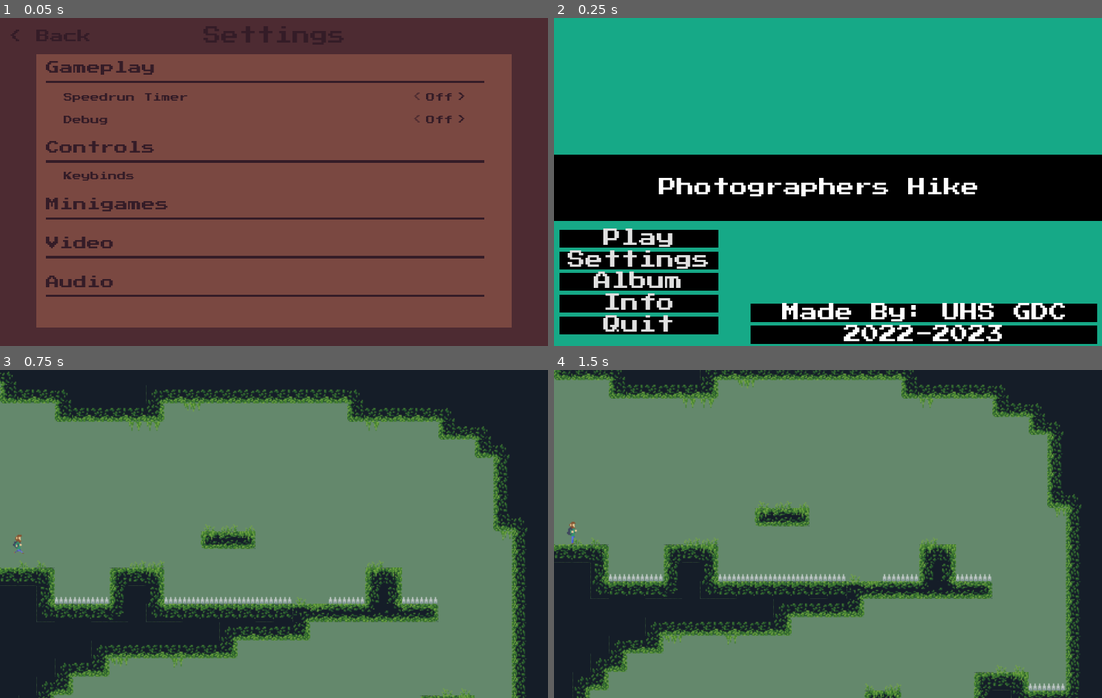
Above: before the commit, frames 1-4 (two rows, left to right).
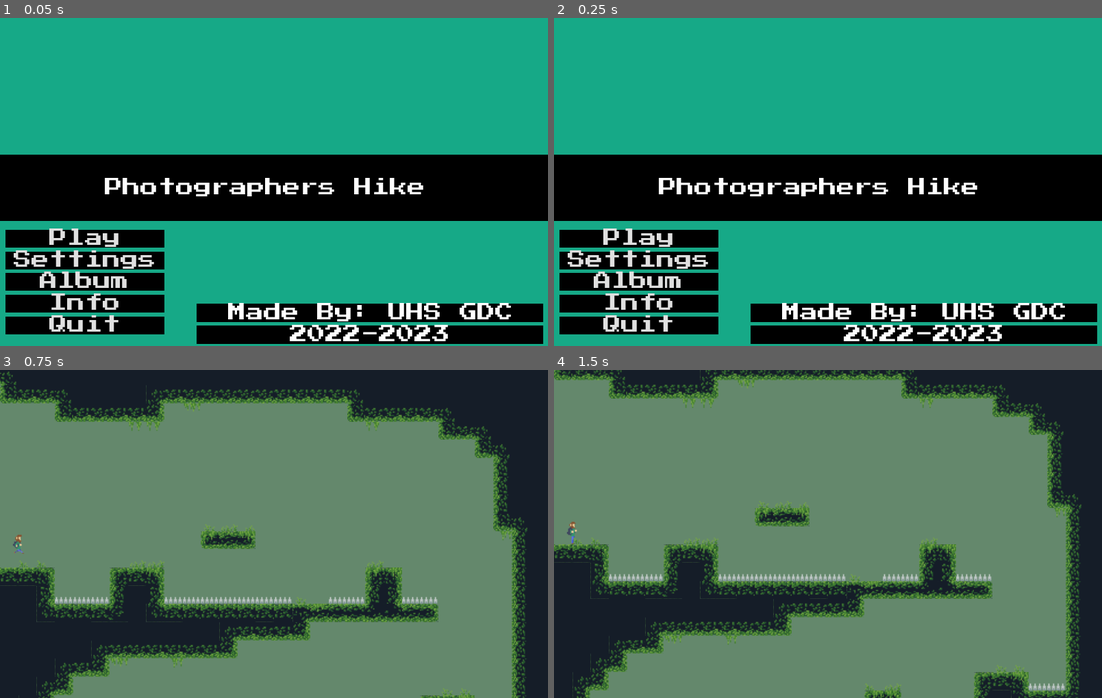
Above: after the commit, the same moments.

Repository: UHSGDC/Photographers-Hike
Game: Godot game, scene res://Game.tscn
Same seed, same stepped clock (60 frames per second), same inputs: the game is played once before the commit and once after it. The engine's default icon, where the game draws it, is replaced by a stand-in: a white triangle on a blue panel in a dark square.
Inputs (mouse positions are in pixels of both pictures, inside the frame that each line leads up to):
- Up to frame 1 (0.05 s): no input
- Up to frame 2 (0.25 s): no input
- Up to frame 3 (0.75 s): click "Play" at 0.5 s
- Up to frame 4 (1.5 s): tap Enter at 1.25 s; move the mouse to (948, 517) at 1.27 s; hold Right (menu_right) from 1.28 s (still down); hold Ctrl (interact) from 1.28 s (still down); click (948, 517) at 1.42 s

The runs differ from the first frame. In frame 1, 100% of the frame differs, in the area x 0-100%, y 0-100%; in frame 2, nothing differs; in frame 3, nothing differs; in frame 4, nothing differs.

Commit message:
Added input settings back

Diff:
--- a/PhotographersHike/Menus/Menus.tscn
+++ b/PhotographersHike/Menus/Menus.tscn
@@ -24,3 +24,4 @@
 visible = false
 
 [node name="SettingsMenu" parent="." instance=ExtResource( 4 )]
+visible = false
--- a/PhotographersHike/Menus/Settings/KeybindsPopup.tscn
+++ b/PhotographersHike/Menus/Settings/KeybindsPopup.tscn
@@ -57,71 +57,142 @@
 scroll_horizontal_enabled = false
 
 [node name="MarginContainer" type="MarginContainer" parent="SettingsWindow/ScrollContainer"]
-margin_right = 288.0
-margin_bottom = 176.0
+margin_right = 274.0
+margin_bottom = 300.0
 size_flags_horizontal = 3
 size_flags_vertical = 3
 custom_constants/margin_right = 16
-custom_constants/margin_top = 4
+custom_constants/margin_top = 8
 custom_constants/margin_left = 16
+custom_constants/margin_bottom = 8
 
 [node name="VBoxContainer" type="VBoxContainer" parent="SettingsWindow/ScrollContainer/MarginContainer"]
 margin_left = 16.0
-margin_top = 4.0
-margin_right = 272.0
-margin_bottom = 176.0
+margin_top = 8.0
+margin_right = 258.0
+margin_bottom = 292.0
 size_flags_horizontal = 3
 size_flags_vertical = 3
 
-[node name="InputSetting" parent="SettingsWindow/ScrollContainer/MarginContainer/VBoxContainer" instance=ExtResource( 1 )]
+[node name="InputBind" parent="SettingsWindow/ScrollContainer/MarginContainer/VBoxContainer" instance=ExtResource( 1 )]
 anchor_top = 0.0
 anchor_right = 0.0
 anchor_bottom = 0.0
 margin_top = 0.0
-margin_right = 256.0
+margin_right = 242.0
 margin_bottom = 20.0
 input_name = "Jump"
 input_action_name = "jump"
 
-[node name="InputSetting2" parent="SettingsWindow/ScrollContainer/MarginContainer/VBoxContainer" instance=ExtResource( 1 )]
+[node name="InputBind2" parent="SettingsWindow/ScrollContainer/MarginContainer/VBoxContainer" instance=ExtResource( 1 )]
 anchor_top = 0.0
 anchor_right = 0.0
 anchor_bottom = 0.0
 margin_top = 24.0
-margin_right = 256.0
+margin_right = 242.0
 margin_bottom = 44.0
-
-[node name="InputSetting3" parent="SettingsWindow/ScrollContainer/MarginContainer/VBoxContainer" instance=ExtResource( 1 )]
+input_name = "Left"
+input_action_name = "left"
+
+[node name="InputBind3" parent="SettingsWindow/ScrollContainer/MarginContainer/VBoxContainer" instance=ExtResource( 1 )]
 anchor_top = 0.0
 anchor_right = 0.0
 anchor_bottom = 0.0
 margin_top = 48.0
-margin_right = 256.0
+margin_right = 242.0
 margin_bottom = 68.0
-
-[node name="InputSetting4" parent="SettingsWindow/ScrollContainer/MarginContainer/VBoxContainer" instance=ExtResource( 1 )]
+input_name = "Right"
+input_action_name = "right"
+
+[node name="InputBind4" parent="SettingsWindow/ScrollContainer/MarginContainer/VBoxContainer" instance=ExtResource( 1 )]
 anchor_top = 0.0
 anchor_right = 0.0
 anchor_bottom = 0.0
 margin_top = 72.0
-margin_right = 256.0
+margin_right = 242.0
 margin_bottom = 92.0
-
-[node name="InputSetting5" parent="SettingsWindow/ScrollContainer/MarginContainer/VBoxContainer" instance=ExtResource( 1 )]
+input_name = "Interact"
+input_action_name = "interact"
+
+[node name="InputBind5" parent="SettingsWindow/ScrollContainer/MarginContainer/VBoxContainer" instance=ExtResource( 1 )]
 anchor_top = 0.0
 anchor_right = 0.0
 anchor_bottom = 0.0
 margin_top = 96.0
-margin_right = 256.0
+margin_right = 242.0
 margin_bottom = 116.0
-
-[node name="InputSetting6" parent="SettingsWindow/ScrollContainer/MarginContainer/VBoxContainer" instance=ExtResource( 1 )]
+input_name = "Pause"
+input_action_name = "pause"
+
+[node name="InputBind6" parent="SettingsWindow/ScrollContainer/MarginContainer/VBoxContainer" instance=ExtResource( 1 )]
 anchor_top = 0.0
 anchor_right = 0.0
 anchor_bottom = 0.0
 margin_top = 120.0
-margin_right = 256.0
+margin_right = 242.0
 margin_bottom = 140.0
+input_name = "Take Picture"
+input_action_name = "take_picture"
+
+[node name="InputBind7" parent="SettingsWindow/ScrollContainer/MarginContainer/VBoxContainer" instance=ExtResource( 1 )]
+anchor_top = 0.0
+anchor_right = 0.0
+anchor_bottom = 0.0
+margin_top = 144.0
+margin_right = 242.0
+margin_bottom = 164.0
+input_name = "Pan Up"
+input_action_name = "menu_up"
+
+[node name="InputBind8" parent="SettingsWindow/ScrollContainer/MarginContainer/VBoxContainer" instance=ExtResource( 1 )]
+anchor_top = 0.0
+anchor_right = 0.0
+anchor_bottom = 0.0
+margin_top = 168.0
+margin_right = 242.0
+margin_bottom = 188.0
+input_name = "Pan Down"
+input_action_name = "menu_down"
+
+[node name="InputBind9" parent="SettingsWindow/ScrollContainer/MarginContainer/VBoxContainer" instance=ExtResource( 1 )]
+anchor_top = 0.0
+anchor_right = 0.0
+anchor_bottom = 0.0
+margin_top = 192.0
+margin_right = 242.0
+margin_bottom = 212.0
+input_name = "Pan Left"
+input_action_name = "menu_left"
+
+[node name="InputBind10" parent="SettingsWindow/ScrollContainer/MarginContainer/VBoxContainer" instance=ExtResource( 1 )]
+anchor_top = 0.0
+anchor_right = 0.0
+anchor_bottom = 0.0
+margin_top = 216.0
+margin_right = 242.0
+margin_bottom = 236.0
+input_name = "Pan Right"
+input_action_name = "menu_right"
+
+[node name="InputBind11" parent="SettingsWindow/ScrollContainer/MarginContainer/VBoxContainer" instance=ExtResource( 1 )]
+anchor_top = 0.0
+anchor_right = 0.0
+anchor_bottom = 0.0
+margin_top = 240.0
+margin_right = 242.0
+margin_bottom = 260.0
+input_name = "Confirm"
+input_action_name = "menu_confirm"
+
+[node name="InputBind12" parent="SettingsWindow/ScrollContainer/MarginContainer/VBoxContainer" instance=ExtResource( 1 )]
+anchor_top = 0.0
+anchor_right = 0.0
+anchor_bottom = 0.0
+margin_top = 264.0
+margin_right = 242.0
+margin_bottom = 284.0
+input_name = "Cancel"
+input_action_name = "menu_cancel"
 
 [node name="Close" type="Button" parent="."]
 anchor_left = 1.0
